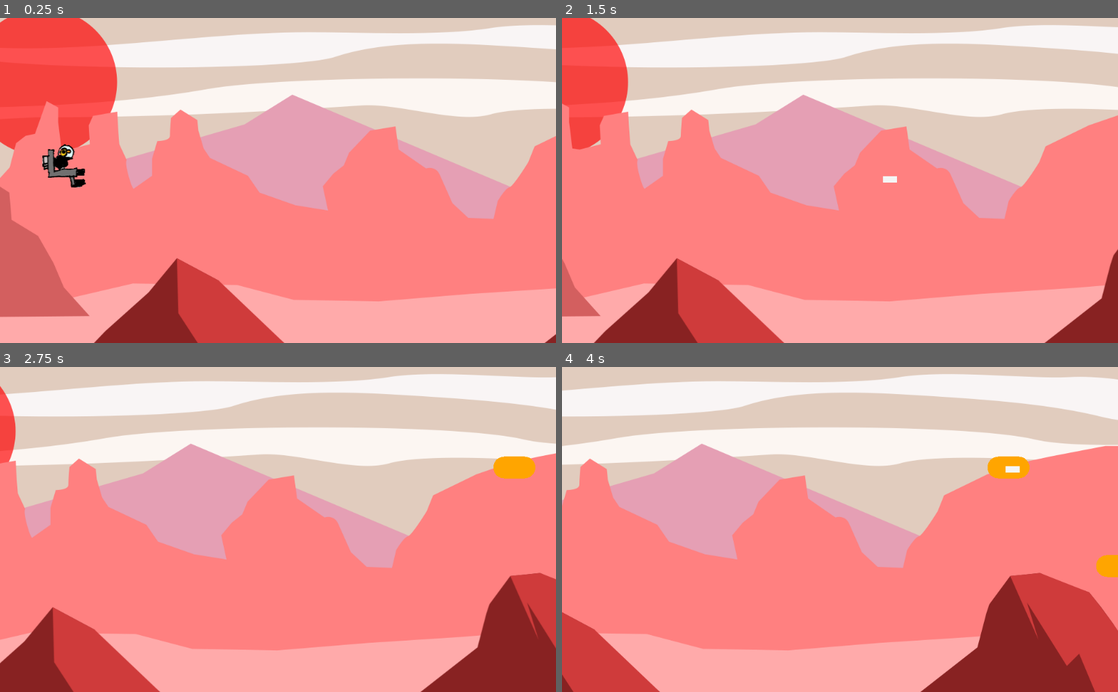
Above: before the commit, frames 1-4 (two rows, left to right).
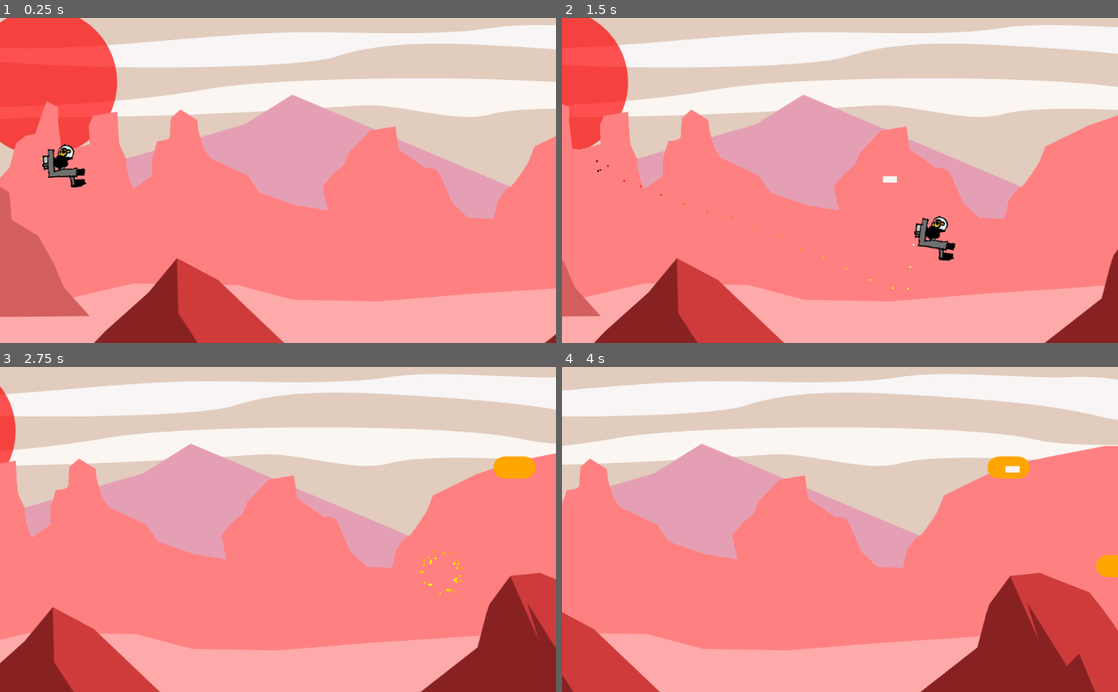
Above: after the commit, the same moments.

Repository: the-g-force/FamJam-January2021
Game: Godot game, scene res://src/Level.tscn
Same seed, same stepped clock (60 frames per second), same inputs: the game is played once before the commit and once after it.
Inputs:
- Up to frame 1 (0.25 s): no input
- Up to frame 2 (1.5 s): tap Enter at 0.5 s; hold D (move_right) 0.53-1.28 s; tap Space (fire) at 0.6, 1.35 s; hold S (move_down) from 1.28 s (still down)
- Up to frame 3 (2.75 s): release S (move_down) at 2.03 s; hold D (move_right) from 2.03 s (still down); tap Space (fire) at 2.1 s
- Up to frame 4 (4 s): release D (move_right) at 2.78 s; hold W (move_up) 2.78-3.53 s; tap Space (fire) at 2.85, 3.6 s; hold A (move_left) from 3.53 s (still down)

The runs differ from the first frame. In frame 1, less than 0.1% of the frame differs, in the area x 7-16%, y 40-53%; in frame 2, 0.6%, in the area x 6-71%, y 43-84%; in frame 3, 0.1%; in frame 4, nothing differs.

Commit message:
Add explosions and death effects

Diff:
--- a/project/src/Alien.gd
+++ b/project/src/Alien.gd
@@ -17,8 +17,7 @@
 	var velocity := Vector2(-delta*speed, 0)
 	var collision := move_and_collide(velocity)
 	if collision!=null:
-		emit_signal("destroyed", self)
-		queue_free()
+		damage()
 
 
 func _draw():
@@ -42,4 +41,7 @@
 
 func damage():
 	emit_signal("destroyed", self)
+	var _explosion:Node2D = load("res://src/Explosion.tscn").instance()
+	_explosion.position = get_global_transform().origin
+	get_tree().get_root().add_child(_explosion)
 	queue_free()
--- a/project/src/Duck.gd
+++ b/project/src/Duck.gd
@@ -6,41 +6,52 @@
 export var max_speed := 15
 
 var _velocity := Vector2.ZERO
+var exploding := false
+var _time_elapsed :float
 
 onready var _DuckBullet := load("res://src/DuckBullet.tscn")
 onready var _bullet_spawn_point := $BulletSpawnPoint
+onready var _explosionfollow := $Explosionpath/PathFollow2D
 
 func _physics_process(delta):
-	var direction := Vector2.ZERO
+	if not exploding:
+		var direction := Vector2.ZERO
 
-	if Input.is_action_pressed("move_up"):
-		direction.y -= 1
-	if Input.is_action_pressed("move_down"):
-		direction.y += 1
-	if Input.is_action_pressed("move_left"):
-		direction.x -= 1
-	if Input.is_action_pressed("move_right"):
-		direction.x += 1
-	direction = direction.normalized()
+		if Input.is_action_pressed("move_up"):
+			direction.y -= 1
+		if Input.is_action_pressed("move_down"):
+			direction.y += 1
+		if Input.is_action_pressed("move_left"):
+			direction.x -= 1
+		if Input.is_action_pressed("move_right"):
+			direction.x += 1
+		direction = direction.normalized()
 
-	if direction.length_squared() == 0:
-		_velocity = Vector2.ZERO
+		if direction.length_squared() == 0:
+			_velocity = Vector2.ZERO
 
-	_velocity += direction * speed * delta
-	_velocity = _velocity.clamped(max_speed)
-	_velocity.y += gravity * delta
+		_velocity += direction * speed * delta
+		_velocity = _velocity.clamped(max_speed)
+		_velocity.y += gravity * delta
 
-	var collision := move_and_collide(_velocity)
-	if collision != null:
-		print("Dead")
-		queue_free()
+		var collision := move_and_collide(_velocity)
+		if collision != null:
+			damage()
 
-	if Input.is_action_just_pressed("fire"):
-		var bullet : Node2D = _DuckBullet.instance()
-		bullet.position = position + $BulletSpawnPoint.position
-		get_parent().add_child(bullet)
+
+		if Input.is_action_just_pressed("fire"):
+			var bullet : Node2D = _DuckBullet.instance()
+			bullet.position = position + $BulletSpawnPoint.position
+			get_parent().add_child(bullet)
+	elif exploding:
+		_time_elapsed += delta
+		_explosionfollow.unit_offset = lerp(0,1,_time_elapsed)
+		if _time_elapsed >= 0.9:
+			var _explosion:Node2D = load("res://src/Explosion.tscn").instance()
+			_explosion.position = $Explosionpath/PathFollow2D/Sprite.get_global_transform().origin
+			get_tree().get_root().add_child(_explosion)
+			queue_free()
 
 
 func damage():
-	print("quack")
-	queue_free()
+	exploding = true
--- a/project/src/Duck.tscn
+++ b/project/src/Duck.tscn
@@ -1,10 +1,19 @@
-[gd_scene load_steps=4 format=2]
+[gd_scene load_steps=6 format=2]
 
 [ext_resource path="res://src/Duck.gd" type="Script" id=1]
 [ext_resource path="res://assets/duck.png" type="Texture" id=2]
 
 [sub_resource type="RectangleShape2D" id=1]
 extents = Vector2( 33, 38 )
+
+[sub_resource type="Curve2D" id=2]
+_data = {
+"points": PoolVector2Array( 0, 0, 0, 0, 0, 0, -49.9467, -92.7581, 49.9467, 92.7581, 58.9734, -142.028, -9.51366, 66.5956, 9.51366, -66.5956, -24.2711, -182.461, -41.6222, -1.18921, 41.6222, 1.18921, 70.8654, -268.084, 48.7575, 23.7841, -48.7575, -23.7841, 146.975, -138.46, 0, 0, 0, 0, 125.569, -75.4323 )
+}
+
+[sub_resource type="Gradient" id=3]
+offsets = PoolRealArray( 0, 0.192053, 0.516556, 0.81457, 1 )
+colors = PoolColorArray( 1, 1, 1, 1, 1, 1, 0, 1, 1, 0.505882, 0, 1, 1, 0, 0, 1, 0, 0, 0, 1 )
 
 [node name="Duck" type="KinematicBody2D"]
 collision_mask = 3
@@ -16,5 +25,24 @@
 [node name="BulletSpawnPoint" type="Node2D" parent="."]
 position = Vector2( 33, 9 )
 
-[node name="Sprite" type="Sprite" parent="."]
+[node name="Explosionpath" type="Path2D" parent="."]
+curve = SubResource( 2 )
+
+[node name="PathFollow2D" type="PathFollow2D" parent="Explosionpath"]
+rotation = -1.52581
+
+[node name="CPUParticles2D" type="CPUParticles2D" parent="Explosionpath/PathFollow2D"]
+position = Vector2( 6.85476, -36.4076 )
+rotation = 1.52193
+scale = Vector2( 1, 1 )
+amount = 20
+local_coords = false
+direction = Vector2( -1, 0 )
+gravity = Vector2( 0, 0 )
+initial_velocity = 20.0
+scale_amount = 3.0
+color_ramp = SubResource( 3 )
+
+[node name="Sprite" type="Sprite" parent="Explosionpath/PathFollow2D"]
+rotation = 1.52193
 texture = ExtResource( 2 )
--- /dev/null
+++ b/project/src/Explosion.gd
@@ -0,0 +1,9 @@
+extends CPUParticles2D
+
+
+func _ready():
+	emitting = true
+
+
+func _on_Timer_timeout():
+	queue_free()
--- /dev/null
+++ b/project/src/Explosion.tscn
@@ -0,0 +1,28 @@
+[gd_scene load_steps=4 format=2]
+
+[ext_resource path="res://src/Explosion.gd" type="Script" id=1]
+
+[sub_resource type="Curve" id=1]
+max_value = 2.0
+_data = [ Vector2( 0, 1.49773 ), 0.0, 0.0, 0, 0, Vector2( 0.5, 0.988636 ), 0.0, 0.0, 0, 0, Vector2( 1, 2 ), 0.0, 0.0, 0, 0 ]
+
+[sub_resource type="Gradient" id=2]
+offsets = PoolRealArray( 0, 0.139073, 0.291391, 0.562914, 0.781457, 1 )
+colors = PoolColorArray( 0, 0.671875, 1, 1, 1, 1, 1, 1, 0.992188, 1, 0, 1, 1, 0.585938, 0, 1, 1, 0, 0, 1, 0, 0, 0, 1 )
+
+[node name="Explosion" type="CPUParticles2D"]
+emitting = false
+amount = 30
+one_shot = true
+explosiveness = 0.8
+spread = 180.0
+gravity = Vector2( 0, 0 )
+initial_velocity = 80.0
+scale_amount = 4.0
+scale_amount_curve = SubResource( 1 )
+color_ramp = SubResource( 2 )
+script = ExtResource( 1 )
+
+[node name="Timer" type="Timer" parent="."]
+autostart = true
+[connection signal="timeout" from="Timer" to="." method="_on_Timer_timeout"]
